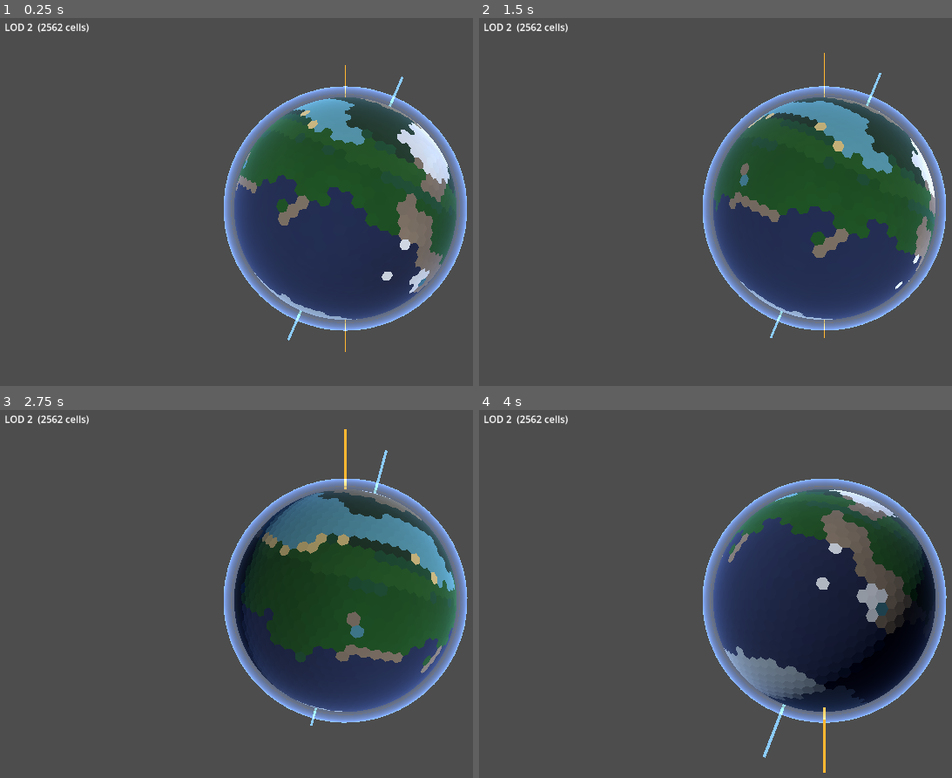
Above: before the commit, frames 1-4 (two rows, left to right).
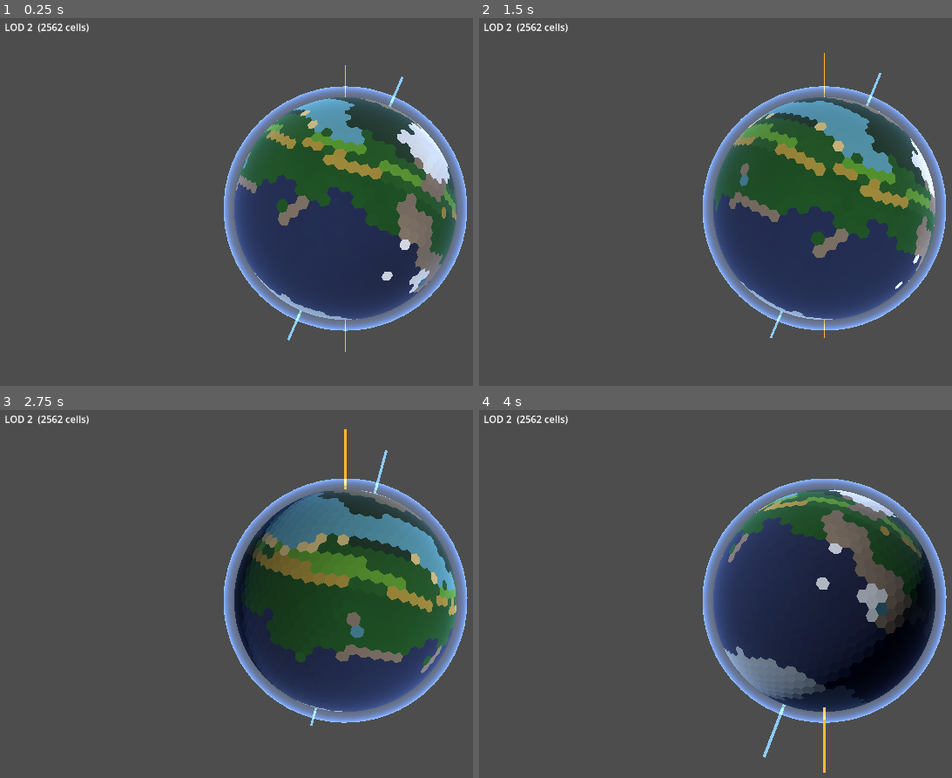
Above: after the commit, the same moments.

Repository: Halfwhit/hex-planet-gen
Game: Godot game, scene res://scenes/Main.tscn
Same seed, same stepped clock (60 frames per second), same inputs: the game is played once before the commit and once after it.
Inputs (mouse positions are in pixels of both pictures, inside the frame that each line leads up to):
- Up to frame 1 (0.25 s): no input
- Up to frame 2 (1.5 s): tap Enter at 0.5 s; move the mouse to (outside the picture) at 0.52 s; tap E at 0.6 s; click (outside the picture) at 0.67 s; drag from (687, 227) to (791, 286) at 1.27 s
- Up to frame 3 (2.75 s): move the mouse to (416, 513) at 2.02 s; tap E at 2.1 s; click (416, 513) at 2.17 s
- Up to frame 4 (4 s): drag from (791, 678) to (616, 542) at 2.77 s; move the mouse to (outside the picture) at 3.52 s; tap E at 3.6 s; click (outside the picture) at 3.67 s

The runs differ from the first frame. In frame 1, 1.3% of the frame differs, in the area x 55-97%, y 27-55%; in frame 2, 1.6%; in frame 3, 2.4%, in the area x 53-97%, y 35-56%; in frame 4, 0.4%.

Commit message:
Reduce global moisture for more biome variety
Equatorial base moisture 0.85 → 0.60 and ocean boost 0.35 → 0.22.
With the old values nearly every tropical cell cleared the 0.62 rainforest
threshold regardless of seed, leaving almost no savanna or desert.
Lower values give the noise variance room to push cells below 0.62,
producing visible savanna/desert bands alongside the remaining rainforest.
Subtropical dry zone adjusted to match (0.60→0.20 instead of 0.85→0.25).

Co-Authored-By: Claude Sonnet 4.6 <noreply@anthropic.com>

Diff:
--- a/scripts/HexPlanet.gd
+++ b/scripts/HexPlanet.gd
@@ -237,16 +237,16 @@
 		# mid-latitude moderate → polar dry.
 		var base_m: float
 		if lat < 0.15:
-			base_m = 0.85
+			base_m = 0.60
 		elif lat < 0.35:
-			base_m = lerpf(0.85, 0.25, (lat - 0.15) / 0.20)
+			base_m = lerpf(0.60, 0.20, (lat - 0.15) / 0.20)
 		elif lat < 0.60:
-			base_m = lerpf(0.25, 0.55, (lat - 0.35) / 0.25)
+			base_m = lerpf(0.20, 0.50, (lat - 0.35) / 0.25)
 		else:
-			base_m = lerpf(0.55, 0.10, (lat - 0.60) / 0.40)
+			base_m = lerpf(0.50, 0.10, (lat - 0.60) / 0.40)
 
 		# Coastal cells receive additional moisture from the nearby ocean.
-		var ocean_boost: float = 0.35 if near_ocean else 0.0
+		var ocean_boost: float = 0.22 if near_ocean else 0.0
 		# Mountains cause a rain shadow on their upper slopes.
 		var mtn_shadow: float = max(0.0, alt - 0.55) * 0.65
 		var m_var: float = m_noise.get_noise_3dv(pos * p_noise_scale * 0.8) * 0.22
